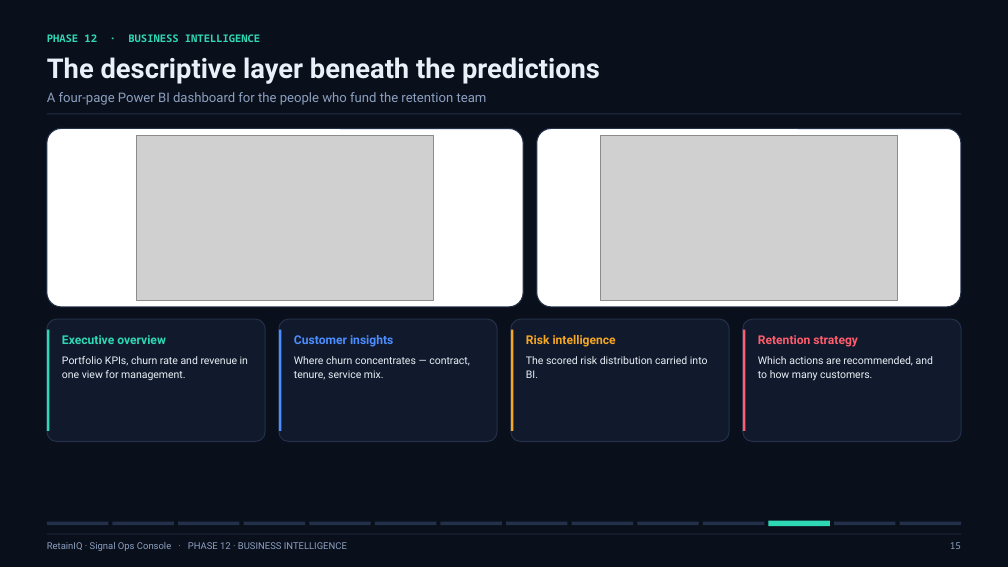
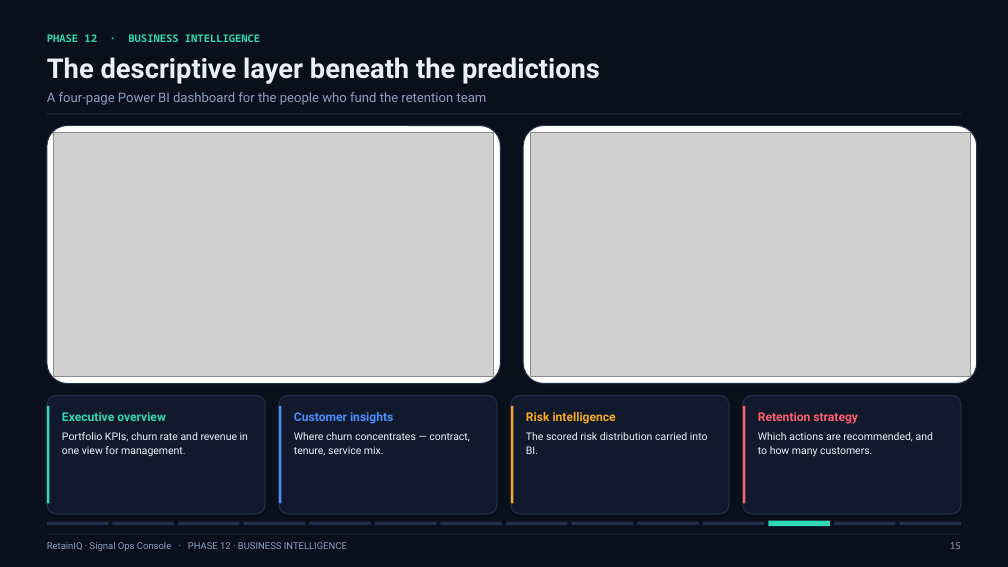
Before and after one commit to Logesh0247/RetainIQ_Signal_Ops_Console, a slide deck: slide 15 of presentation/RetainIQ_Project_Review.pptx. Drawn at 1008x567 pixels with LibreOffice and Linux fonts; fonts in the diff are those of the drawing; grey boxes stand for pictures. Boxes give left, top, right and bottom in pixels: in the first picture for what was removed or moved away, otherwise in the second. Text is boxed around its words. In the diff, an @@ line names an element or a change of style, - is before the commit and + after.

Commit message:
Rebuild the review deck around a vertical fill engine
The previous deck was designed without a renderer, and 16 of its 24 slides left
0.9-1.8in of empty space above the footer. Every body layout now fills an
explicit content band (1.66in-6.80in), and every figure is placed by its own
aspect ratio, so charts land at 100% of their box on every slide.

- build_deck.py: stack()/img_h()/img_w() layout engine; all 20 content slides
  and 5 appendix slides rewritten onto it; tech-stack columns, feature list and
  panel copy re-scaled to fill instead of trailing off.
- build_assets.py: _trim() crops the decorative background margin off every
  chart; chart_cycle redrawn wider; the churn-split caption moved onto the
  slide; cross-validation labels de-collided.
- New appendix A5: how the system fits together (architecture map).
- Verified: audit_deck.py clean (no out-of-bounds, no collisions),
  audit_layout.py reports 0.26in of breathing room above the rail on all 25
  slides, both QR codes in the deck decode back to their URLs.
- presentation/preview/ (QA renders) is gitignored.

```diff
--- a/presentation/RetainIQ_Project_Review.pptx
+++ b/presentation/RetainIQ_Project_Review.pptx
@@ rounded rectangle resized from (x1=47, y1=129, x2=523, y2=307) to (x1=47, y1=126, x2=501, y2=383) @@
@@ picture resized from (x1=137, y1=135, x2=433, y2=300) to (x1=54, y1=132, x2=494, y2=377) @@
@@ rounded rectangle resized from (x1=537, y1=129, x2=961, y2=307) to (x1=523, y1=126, x2=977, y2=383) @@
@@ picture resized from (x1=600, y1=135, x2=897, y2=300) to (x1=530, y1=132, x2=970, y2=377) @@
@@ rounded rectangle resized from (x1=47, y1=319, x2=265, y2=442) to (x1=47, y1=395, x2=265, y2=514) @@
@@ text "Executive overview" moved from (x1=62, y1=335, x2=248, y2=380) to (x1=62, y1=412, x2=248, y2=456) @@
@@ rounded rectangle resized from (x1=279, y1=319, x2=498, y2=442) to (x1=279, y1=395, x2=498, y2=514) @@
@@ text "Customer insights" moved from (x1=294, y1=335, x2=470, y2=379) to (x1=294, y1=412, x2=470, y2=455) @@
@@ rounded rectangle resized from (x1=511, y1=319, x2=730, y2=442) to (x1=511, y1=395, x2=730, y2=514) @@
@@ text "Risk intelligence" moved from (x1=526, y1=335, x2=708, y2=378) to (x1=526, y1=412, x2=708, y2=454) @@
@@ rounded rectangle resized from (x1=743, y1=319, x2=961, y2=442) to (x1=743, y1=395, x2=961, y2=514) @@
@@ 4 rectangles moved together from (x1=47, y1=330, x2=746, y2=431) to (x1=47, y1=406, x2=746, y2=504) @@
@@ text "Retention strategy" moved from (x1=758, y1=335, x2=933, y2=381) to (x1=758, y1=412, x2=933, y2=457) @@
```
Also in this commit, not shown: 23 other slides changed, 1 slide added, 21 other files.
